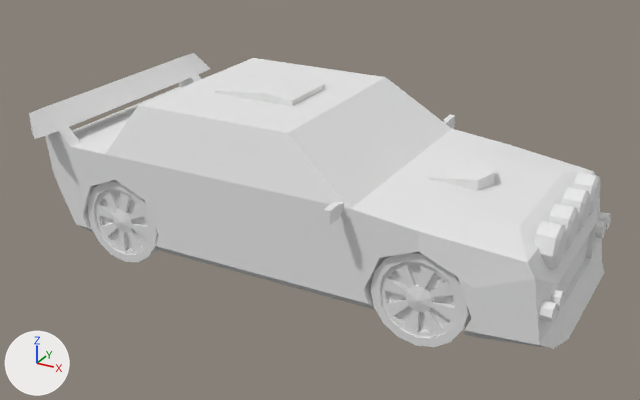
An edit to the FBX model game/more_awesome_car/rally_car_01.fbx, drawn before and after from the same camera.
One viewpoint serves both versions: a camera (50 mm lens) standing at (4.03, -6.51, 3.04) and looking at (0.51, -0.12, -0.15). The axes (+X, +Y, +Z) are drawn at lower left. The lights are the same throughout. Where no turn or scale is listed for an object, it has been applied to the vertices.

Before the edit, the objects in view are built like this:
```python
me_cube_005 = bpy.data.meshes.new('Cube.005')
me_cube_005.from_pydata(...)  # 589 vertices, 578 faces; spans x -1.8..2.92, y -1.31..1.31, z -0.6..0.82
me_cube_005.materials.append(mat_material_001)  # white #e7e7e7
me_cylinder_004 = bpy.data.meshes.new('Cylinder.004')
me_cylinder_004.from_pydata(...)  # 146 vertices, 152 faces; spans x -0.399..0.399, y -0.376..-0.03, z -0.399..0.399
me_cylinder_015 = bpy.data.meshes.new('Cylinder.015')
me_cylinder_015.from_pydata(...)  # 146 vertices, 152 faces; spans x -0.399..0.399, y -0.376..-0.03, z -0.399..0.399
ob_car_body = bpy.data.objects.new('car_body', me_cube_005)
ob_car_body.location = (0.0, 0.0, 0.0)
ob_wheel_front_right = bpy.data.objects.new('wheel_front_right', me_cylinder_004)
ob_wheel_front_right.location = (1.855, -0.644, -0.354)
ob_wheel_rear_right = bpy.data.objects.new('wheel_rear_right', me_cylinder_015)
ob_wheel_rear_right.location = (-1.036, -0.644, -0.354)
```
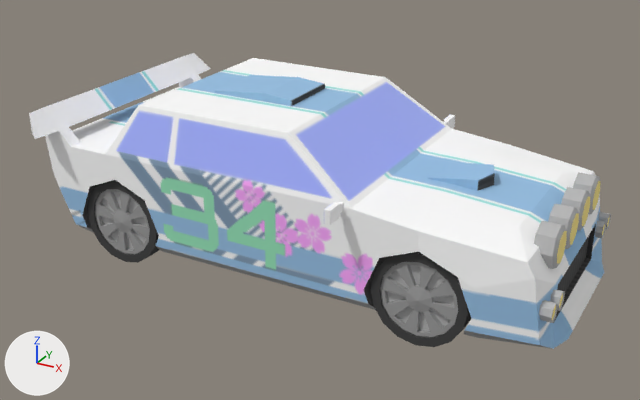
Pixel boxes (x1, y1, x2, y2) of what changed, in the pictures (640 x 400 px):
```json
{"object": "car_body", "change": "recoloured", "before": [29, 53, 611, 349], "after": [29, 53, 611, 349]}
{"object": "wheel_front_right", "change": "recoloured", "before": [370, 252, 472, 347], "after": [370, 252, 472, 347]}
{"object": "wheel_rear_right", "change": "recoloured", "before": [87, 180, 159, 263], "after": [87, 180, 159, 263]}
```

The change, as JSON lines over the scene's bpy script:
```json
{"op": "add", "block": "img_normal_png", "code": ["img_normal_png = load_image('Normal.png', 'Normal.png', 512, 512, 'Non-Color')"]}
{"op": "add", "block": "img_diffuse_png", "code": ["img_diffuse_png = load_image('Diffuse.png', 'Diffuse.png', 512, 512, 'sRGB')"]}
{"op": "add", "block": "mat_m_rallycar", "code": ["mat_m_rallycar = bpy.data.materials.new('m_RallyCar')", "# uses the picture img_diffuse_png", "# uses the picture img_normal_png"]}
{"block": "me_cube_005", "where": "me_cube_005.from_pydata(...)  # 589 vertices, 578 faces; spans x -1.8..2.92, y -1.31..1.31, z -0.6..0.82"}
{"op": "remove", "block": "me_cube_005", "code": "me_cube_005.materials.append(mat_material_001)  # white #e7e7e7"}
{"op": "add", "block": "me_cube_005", "code": "me_cube_005.materials.append(mat_m_rallycar)"}
{"block": "me_cylinder_015", "where": "me_cylinder_015.from_pydata(...)  # 146 vertices, 152 faces; spans x -0.399..0.399, y -0.376..-0.03, z -0.399..0.399"}
{"op": "add", "block": "me_cylinder_015", "code": "me_cylinder_015.materials.append(mat_m_rallycar)"}
{"block": "me_cylinder_004", "where": "me_cylinder_004.from_pydata(...)  # 146 vertices, 152 faces; spans x -0.399..0.399, y -0.376..-0.03, z -0.399..0.399"}
{"op": "add", "block": "me_cylinder_004", "code": "me_cylinder_004.materials.append(mat_m_rallycar)"}
```
